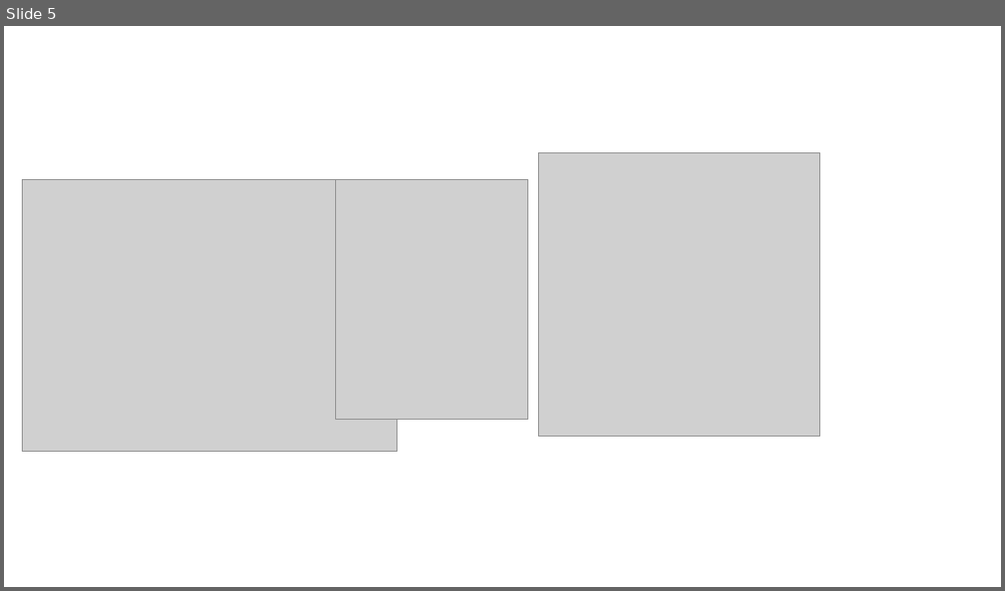
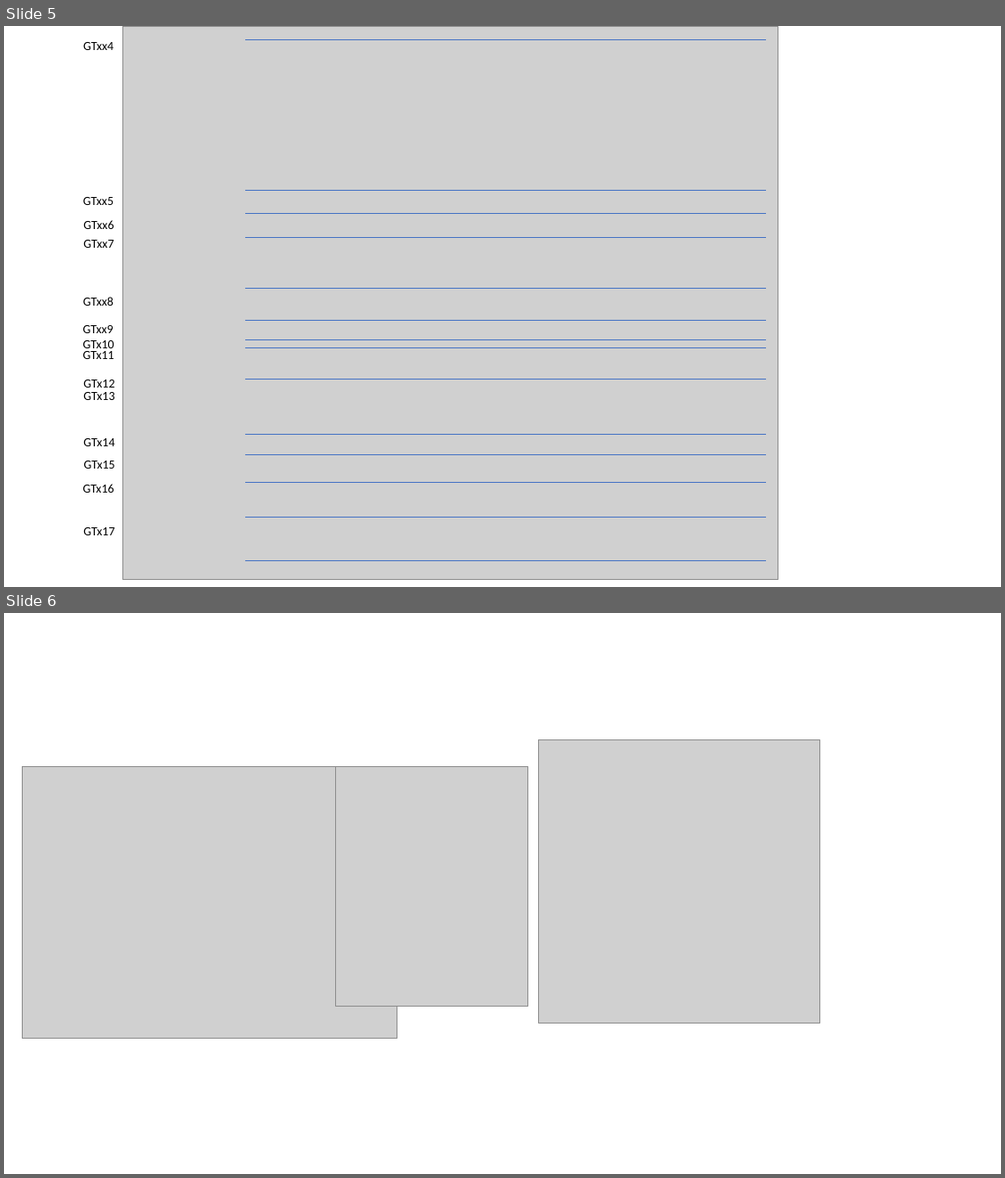
Before and after one commit to idameitil/sdpl-utilizing-gts, a slide deck: manuscript/figures/garry-heatmap/garry-heatmap.pptx. Shown one above the other, each under a label of ours: slide 5 before the commit, slides 5 and 6 after it. The pictures are 1005x591 and 1005x1178 pixels, drawn with LibreOffice and Linux fonts; fonts in the diff are those of the drawing; grey boxes stand for pictures. Boxes give left, top, right and bottom in pixels: in the first picture for what was removed or moved away, otherwise in the second. Text is boxed around its words. In the diff, an @@ line names an element or a change of style, - is before the commit and + after.

```diff
--- a/manuscript/figures/garry-heatmap/garry-heatmap.pptx
+++ b/manuscript/figures/garry-heatmap/garry-heatmap.pptx
@@ slide 5 added at box(4, 26, 1001, 587), background #FFFFFF @@
@@ text added at box(83, 42, 113, 50), 12 pt, text #000000 @@
+GTxx4
@@ picture added at box(123, 26, 778, 580) @@
@@ line added from (245, 39) to (766, 39), #4472C4 0.5 pt @@
@@ text added at box(83, 197, 113, 205), 12 pt, text #000000 @@
+GTxx5
@@ line added from (245, 190) to (766, 190), #4472C4 0.5 pt @@
@@ text added at box(83, 220, 113, 229), 12 pt, text #000000 @@
+GTxx6
@@ line added from (245, 214) to (766, 214), #4472C4 0.5 pt @@
@@ line added from (245, 237) to (766, 237), #4472C4 0.5 pt @@
@@ text added at box(83, 240, 113, 248), 12 pt, text #000000 @@
+GTxx7
@@ line added from (245, 289) to (766, 289), #4472C4 0.5 pt @@
@@ text added at box(83, 297, 113, 305), 12 pt, text #000000 @@
+GTxx8
@@ text added at box(83, 325, 113, 333), 12 pt, text #000000 @@
+GTxx9
@@ text added at box(83, 340, 114, 352), 12 pt, text #000000 @@
+GTx10
@@ line added from (245, 320) to (766, 320), #4472C4 0.5 pt @@
@@ line added from (245, 340) to (767, 340), #4472C4 0.5 pt @@
@@ text added at box(83, 351, 114, 359), 12 pt, text #000000 @@
+GTx11
@@ line added from (245, 347) to (766, 347), #4472C4 0.5 pt @@
@@ text added at box(83, 379, 114, 387), 12 pt, text #000000 @@
+GTx12
@@ text added at box(83, 392, 114, 400), 12 pt, text #000000 @@
+GTx13
@@ line added from (245, 379) to (766, 379), #4472C4 0.5 pt @@
@@ text added at box(83, 438, 114, 446), 12 pt, text #000000 @@
+GTx14
@@ line added from (245, 435) to (766, 435), #4472C4 0.5 pt @@
@@ text added at box(84, 460, 115, 468), 12 pt, text #000000 @@
+GTx15
@@ line added from (245, 454) to (766, 454), #4472C4 0.5 pt @@
@@ text added at box(83, 483, 114, 492), 12 pt, text #000000 @@
+GTx16
@@ line added from (245, 482) to (766, 482), #4472C4 0.5 pt @@
@@ text added at box(83, 527, 114, 535), 12 pt, text #000000 @@
+GTx17
@@ line added from (245, 517) to (766, 517), #4472C4 0.5 pt @@
@@ line added from (245, 561) to (766, 561), #4472C4 0.5 pt @@
@@ what was slide 5 is now slide 6 @@
```
Also in this commit, not shown: 46 other files.
